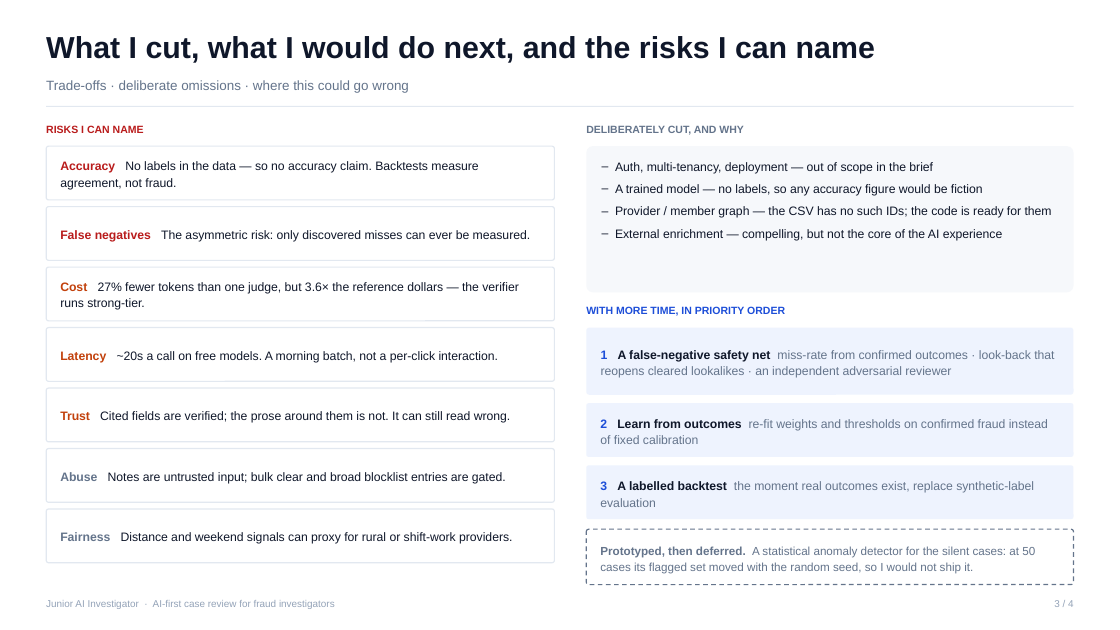
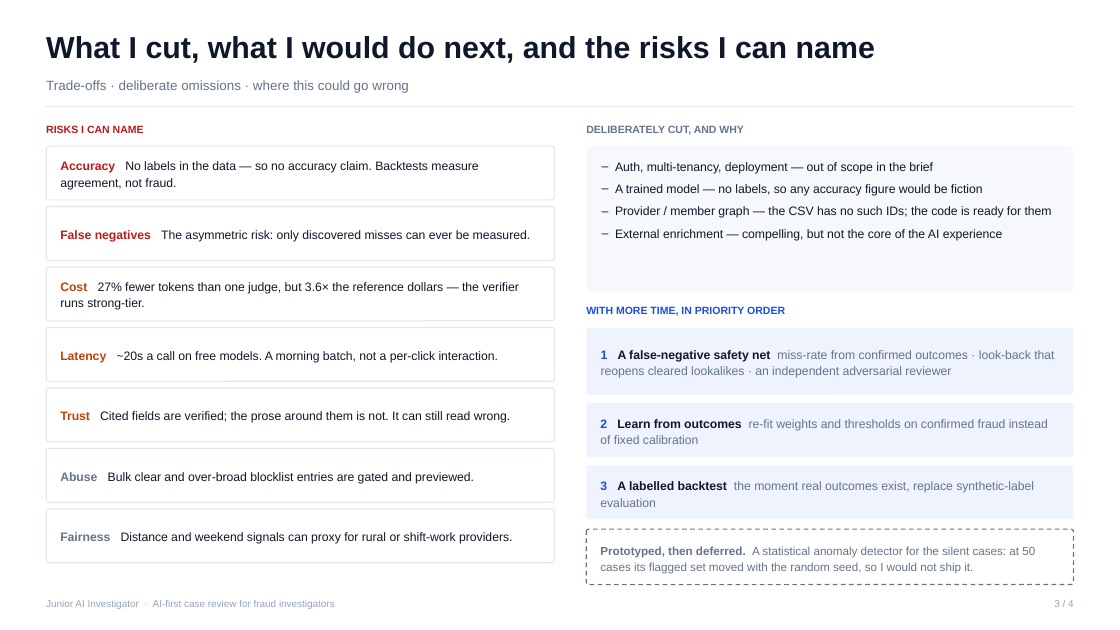
Before and after one commit to siddheshpradhan39/Case-Review-for-Fraud-Investigators, a slide deck: slide 3 of docs/Writeup.pptx. Drawn at 1120x630 pixels with LibreOffice and Linux fonts; fonts in the diff are those of the drawing. Boxes give left, top, right and bottom in pixels: in the first picture for what was removed or moved away, otherwise in the second. Text is boxed around its words. In the diff, an @@ line names an element or a change of style, - is before the commit and + after.

```diff
--- a/docs/Writeup.pptx
+++ b/docs/Writeup.pptx
@@ text in rounded rectangle at bbox=[60, 472, 474, 484]: text changed @@
-Abuse Notes are untrusted input; bulk clear and broad blocklist entries are gated.
+Abuse Bulk clear and over-broad blocklist entries are gated and previewed.
```
Also in this commit, not shown: 2 other slides changed, 2 other files.
